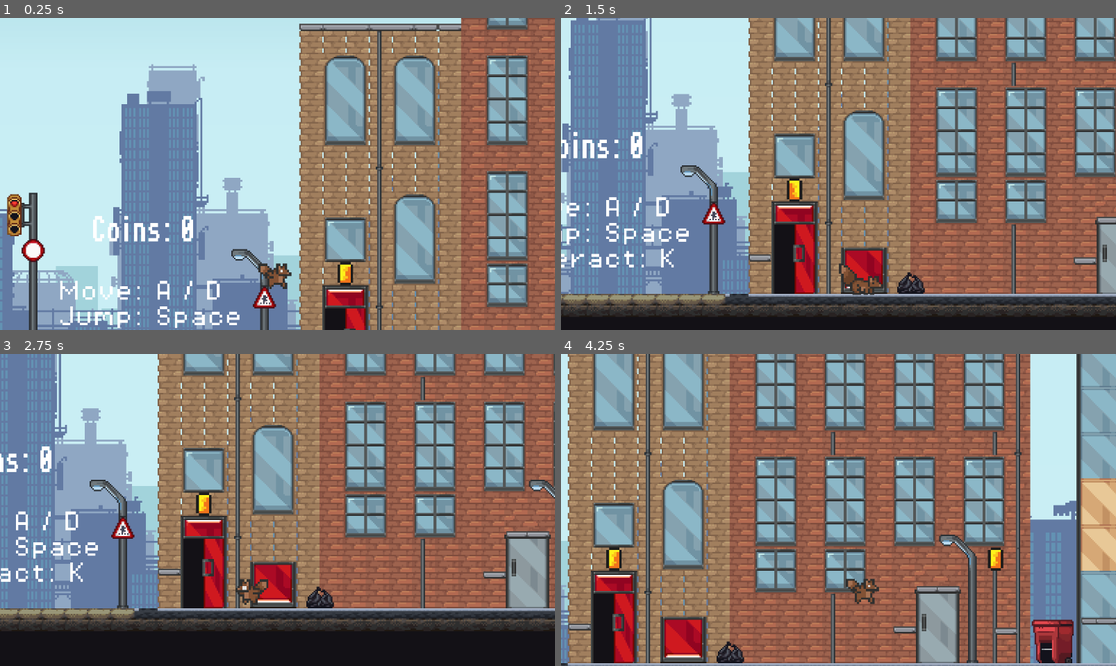
Above: before the commit, frames 1-4 (two rows, left to right).
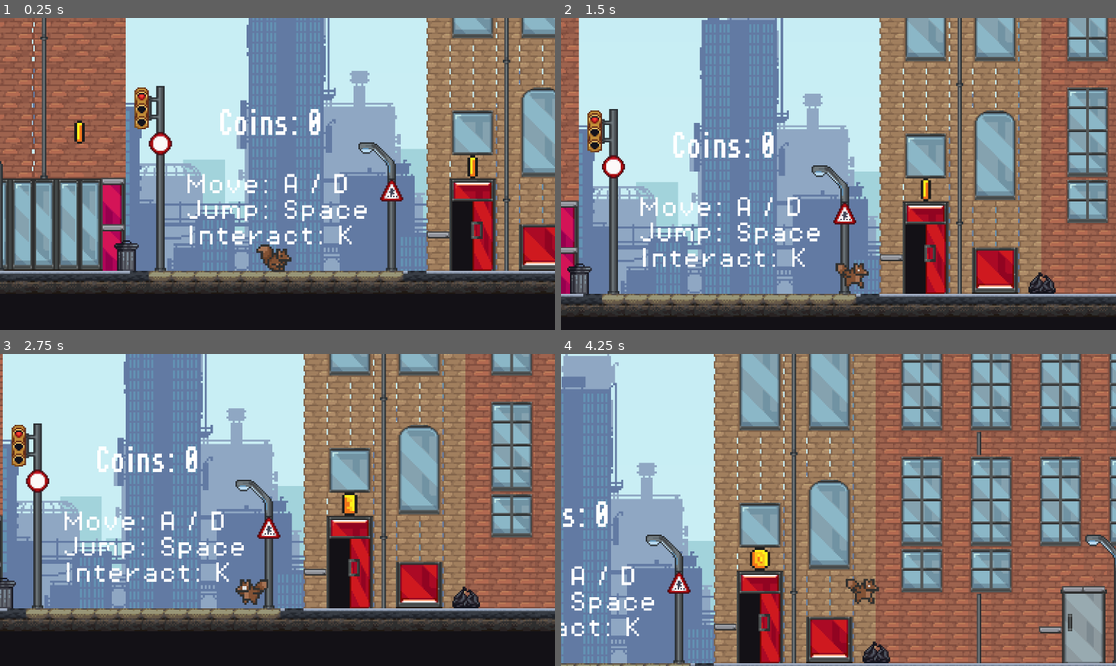
Above: after the commit, the same moments.

Repository: CS196Illinois/FA25-Group6
Game: Godot game, scene res://Scene/games.tscn
Two runs of this game, one before a commit and one after it. Both use one fixed random seed, a clock stepped at 60 frames per second and the inputs below.
Inputs:
- Up to frame 1 (0.25 s): no input
- Up to frame 2 (1.5 s): hold K (interact) 0.53-1.28 s; hold Right (move_right) from 0.53 s (still down); tap Space (jump) at 0.77 s; tap K (interact) at 1.35 s
- Up to frame 3 (2.75 s): tap Space (jump) at 1.52 s; release Right (move_right) at 2.03 s; hold A (move_left) from 2.03 s (still down); hold K (interact) from 2.03 s (still down)
- Up to frame 4 (4.25 s): release A (move_left) at 2.78 s; release K (interact) at 2.78 s; hold Right (move_right) from 2.78 s (still down); tap K (interact) at 2.85 s; tap Space (jump) at 3.02, 3.77 s; hold K (interact) from 3.53 s (still down)

The runs differ from the first frame. In frame 1, 86% of the frame differs, in the area x 0-100%, y 0-100%; in frame 2, 70%; in frame 3, 61%; in frame 4, 75%.

Commit message:
music, sounds, creating coins each 10s when interact with trash bin, and no repeated coins creating

Diff:
--- a/cs-honors-proj/Scene/coin.tscn
+++ b/cs-honors-proj/Scene/coin.tscn
@@ -1,7 +1,8 @@
-[gd_scene load_steps=17 format=3 uid="uid://bxsuegw53on7u"]
+[gd_scene load_steps=21 format=3 uid="uid://bxsuegw53on7u"]
 
 [ext_resource type="Script" uid="uid://b1f7578w0lsrs" path="res://Script/coin.gd" id="1_5e757"]
 [ext_resource type="Texture2D" uid="uid://tlsfjqi26yba" path="res://Asset/sprite/coin.png" id="1_wqyjo"]
+[ext_resource type="AudioStream" uid="uid://85ds77tgn6qi" path="res://Asset/sounds/coin.wav" id="3_1g4lx"]
 
 [sub_resource type="AtlasTexture" id="AtlasTexture_5e757"]
 atlas = ExtResource("1_wqyjo")
@@ -92,11 +93,109 @@
 }],
 "loop": true,
 "name": &"default",
-"speed": 5.0
+"speed": 10.0
 }]
 
 [sub_resource type="CircleShape2D" id="CircleShape2D_2ap71"]
 radius = 8.0
+
+[sub_resource type="Animation" id="Animation_1g4lx"]
+resource_name = "pickup"
+tracks/0/type = "value"
+tracks/0/imported = false
+tracks/0/enabled = true
+tracks/0/path = NodePath("AnimatedSprite2D:visible")
+tracks/0/interp = 1
+tracks/0/loop_wrap = true
+tracks/0/keys = {
+"times": PackedFloat32Array(0),
+"transitions": PackedFloat32Array(1),
+"update": 1,
+"values": [false]
+}
+tracks/1/type = "value"
+tracks/1/imported = false
+tracks/1/enabled = true
+tracks/1/path = NodePath("CollisionShape2D:disabled")
+tracks/1/interp = 1
+tracks/1/loop_wrap = true
+tracks/1/keys = {
+"times": PackedFloat32Array(0),
+"transitions": PackedFloat32Array(1),
+"update": 1,
+"values": [true]
+}
+tracks/2/type = "value"
+tracks/2/imported = false
+tracks/2/enabled = true
+tracks/2/path = NodePath("pickupsound:playing")
+tracks/2/interp = 1
+tracks/2/loop_wrap = true
+tracks/2/keys = {
+"times": PackedFloat32Array(0.033333335),
+"transitions": PackedFloat32Array(1),
+"update": 1,
+"values": [true]
+}
+tracks/3/type = "method"
+tracks/3/imported = false
+tracks/3/enabled = true
+tracks/3/path = NodePath(".")
+tracks/3/interp = 1
+tracks/3/loop_wrap = true
+tracks/3/keys = {
+"times": PackedFloat32Array(0.96666664),
+"transitions": PackedFloat32Array(1),
+"values": [{
+"args": [],
+"method": &"queue_free"
+}]
+}
+
+[sub_resource type="Animation" id="Animation_o6s8f"]
+length = 0.001
+tracks/0/type = "value"
+tracks/0/imported = false
+tracks/0/enabled = true
+tracks/0/path = NodePath("AnimatedSprite2D:visible")
+tracks/0/interp = 1
+tracks/0/loop_wrap = true
+tracks/0/keys = {
+"times": PackedFloat32Array(0),
+"transitions": PackedFloat32Array(1),
+"update": 1,
+"values": [true]
+}
+tracks/1/type = "value"
+tracks/1/imported = false
+tracks/1/enabled = true
+tracks/1/path = NodePath("CollisionShape2D:disabled")
+tracks/1/interp = 1
+tracks/1/loop_wrap = true
+tracks/1/keys = {
+"times": PackedFloat32Array(0),
+"transitions": PackedFloat32Array(1),
+"update": 1,
+"values": [false]
+}
+tracks/2/type = "value"
+tracks/2/imported = false
+tracks/2/enabled = true
+tracks/2/path = NodePath("pickupsound:playing")
+tracks/2/interp = 1
+tracks/2/loop_wrap = true
+tracks/2/keys = {
+"times": PackedFloat32Array(0),
+"transitions": PackedFloat32Array(1),
+"update": 1,
+"values": [false]
+}
+
+[sub_resource type="AnimationLibrary" id="AnimationLibrary_71t1m"]
+_data = {
+&"RESET": SubResource("Animation_o6s8f"),
+&"pickup": SubResource("Animation_1g4lx")
+}
 
 [node name="coin" type="Area2D"]
 collision_mask = 2
@@ -112,4 +211,13 @@
 scale = Vector2(1.0800008, 1)
 shape = SubResource("CircleShape2D_2ap71")
 
+[node name="pickupsound" type="AudioStreamPlayer" parent="."]
+stream = ExtResource("3_1g4lx")
+bus = &"sound effects"
+
+[node name="AnimationPlayer" type="AnimationPlayer" parent="."]
+libraries = {
+&"": SubResource("AnimationLibrary_71t1m")
+}
+
 [connection signal="body_entered" from="." to="." method="_on_body_entered"]
--- a/cs-honors-proj/Scene/games.tscn
+++ b/cs-honors-proj/Scene/games.tscn
@@ -1049,7 +1049,7 @@
 texture = ExtResource("1_ydtro")
 
 [node name="player" parent="." instance=ExtResource("1_7klgh")]
-position = Vector2(0, -5)
+position = Vector2(-88, 80)
 
 [node name="Camera2D" type="Camera2D" parent="player"]
 position = Vector2(0.32864872, -23.244226)
--- /dev/null
+++ b/cs-honors-proj/Scene/music.tscn
@@ -0,0 +1,10 @@
+[gd_scene load_steps=2 format=3 uid="uid://cgtoy5wuc11is"]
+
+[ext_resource type="AudioStream" uid="uid://ceelfrbpamfgq" path="res://Asset/music/John Erick - Pachelbel's Canon.mp3" id="1_kt2l4"]
+
+[node name="Node" type="Node"]
+
+[node name="AudioStreamPlayer" type="AudioStreamPlayer" parent="."]
+stream = ExtResource("1_kt2l4")
+autoplay = true
+bus = &"music"
--- a/cs-honors-proj/Scene/trash_bin.tscn
+++ b/cs-honors-proj/Scene/trash_bin.tscn
@@ -1,7 +1,8 @@
-[gd_scene load_steps=4 format=3 uid="uid://cl72d1gw2hdi3"]
+[gd_scene load_steps=5 format=3 uid="uid://cl72d1gw2hdi3"]
 
 [ext_resource type="Script" uid="uid://dcso2mm3erp0x" path="res://Script/trash_bin.gd" id="1_bkipl"]
 [ext_resource type="Texture2D" uid="uid://pl18dlimyjj0" path="res://Asset/sprite/Decoration 32x32.png" id="1_xbr5j"]
+[ext_resource type="AudioStream" uid="uid://85ds77tgn6qi" path="res://Asset/sounds/coin.wav" id="3_7ldw8"]
 
 [sub_resource type="RectangleShape2D" id="RectangleShape2D_s6ujc"]
 size = Vector2(24, 28)
@@ -18,5 +19,13 @@
 [node name="CollisionShape2D" type="CollisionShape2D" parent="."]
 shape = SubResource("RectangleShape2D_s6ujc")
 
+[node name="pickupsound" type="AudioStreamPlayer" parent="."]
+stream = ExtResource("3_7ldw8")
+bus = &"sound effects"
+
+[node name="CD" type="Timer" parent="."]
+wait_time = 10.0
+
 [connection signal="body_entered" from="." to="." method="_on_body_entered"]
 [connection signal="body_exited" from="." to="." method="_on_body_exited"]
+[connection signal="timeout" from="CD" to="." method="_on_ten_seconds_timeout"]
--- a/cs-honors-proj/Script/coin.gd
+++ b/cs-honors-proj/Script/coin.gd
@@ -1,6 +1,6 @@
 extends Area2D
-@onready var game_manager: Node = %GameManager
+@onready var animation_player: AnimationPlayer = $AnimationPlayer
 
 func _on_body_entered(body: Node2D) -> void:
-	game_manager.add_point()
-	queue_free()
+	GameManager.add_point()
+	animation_player.play("pickup")
--- a/cs-honors-proj/Script/game_manager.gd
+++ b/cs-honors-proj/Script/game_manager.gd
@@ -1,6 +1,10 @@
 extends Node
 @onready var score_label: Label = $ScoreLabel
 var score = 0
+func _ready():
+	#connect autoload GameManager to find ScoreLabel
+	score_label = get_tree().get_root().find_child("ScoreLabel", true, false)
 func add_point():
 	score += 1
-	score_label.text = "Coins: " + str(score)
+	if score_label:
+		score_label.text = "Coins: " + str(score)
--- a/cs-honors-proj/Script/trash_bin.gd
+++ b/cs-honors-proj/Script/trash_bin.gd
@@ -1,14 +1,39 @@
 extends Area2D
 @onready var game_manager: Node = %GameManager
 var player_in_area = false
+@onready var pickupsound: AudioStreamPlayer = $pickupsound
+var first = true #test if player leave the trashbin before next interact
+@onready var coin_scene: PackedScene = preload("res://Scene/coin.tscn")
+var current_coin: Node = null #test if already have coin created
+#add CD to pickup coins from trashbin
+@onready var cd: Timer = $CD
+var inCD = false
 
 func _on_body_entered(body: Node2D) -> void:
 	player_in_area = true
 
 func _process(delta):
-	if player_in_area and Input.is_action_just_pressed("interact"):
-		game_manager.add_point()
+	if player_in_area and Input.is_action_just_pressed("interact") and first and !inCD:
+		first = false
+		if current_coin and current_coin.is_inside_tree():
+			return
+			#avoid more coin if created coin didn't disappear
+		else:
+			cd.start()
+			inCD = true
+		var new_coin = coin_scene.instantiate() # create new coin
+		new_coin.position = self.position + Vector2(0, -30)
+		# create coin on the top of the trash bin
+		get_tree().current_scene.add_child(new_coin)
+		pickupsound.play()
+		current_coin = new_coin
 
 
 func _on_body_exited(body: Node2D) -> void:
 	player_in_area = false
+	first = true
+
+
+func _on_ten_seconds_timeout() -> void:
+	inCD = false
+	#ensure coins only created longer or equal than each 10s
--- /dev/null
+++ b/cs-honors-proj/default_bus_layout.tres
@@ -0,0 +1,15 @@
+[gd_resource type="AudioBusLayout" format=3 uid="uid://c8yv8kh4yspby"]
+
+[resource]
+bus/1/name = &"music"
+bus/1/solo = false
+bus/1/mute = false
+bus/1/bypass_fx = false
+bus/1/volume_db = -14.062227
+bus/1/send = &"Master"
+bus/2/name = &"sound effects"
+bus/2/solo = false
+bus/2/mute = false
+bus/2/bypass_fx = false
+bus/2/volume_db = -4.002995
+bus/2/send = &"Master"
--- a/cs-honors-proj/project.godot
+++ b/cs-honors-proj/project.godot
@@ -14,6 +14,11 @@
 run/main_scene="uid://budi2sqeikeo6"
 config/features=PackedStringArray("4.5", "Forward Plus")
 config/icon="res://icon.svg"
+
+[autoload]
+
+Music="*res://Scene/music.tscn"
+GameManager="*res://Script/game_manager.gd"
 
 [dotnet]
 
Not shown, added: cs-honors-proj/Asset/music/John Erick - Pachelbel's Canon.mp3.import
Not shown, changed: cs-honors-proj/Asset/music/time_for_adventure.mp3.import
Not shown, added: cs-honors-proj/Asset/music/John Erick - Pachelbel's Canon.mp3
